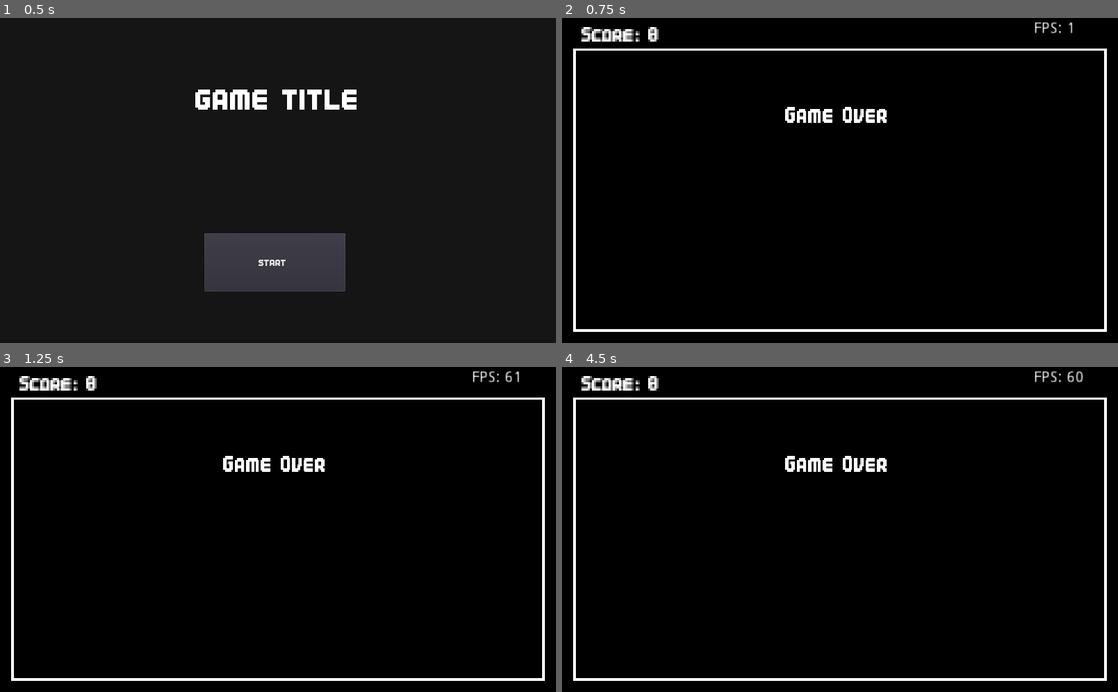
Above: before the commit, frames 1-4 (two rows, left to right).
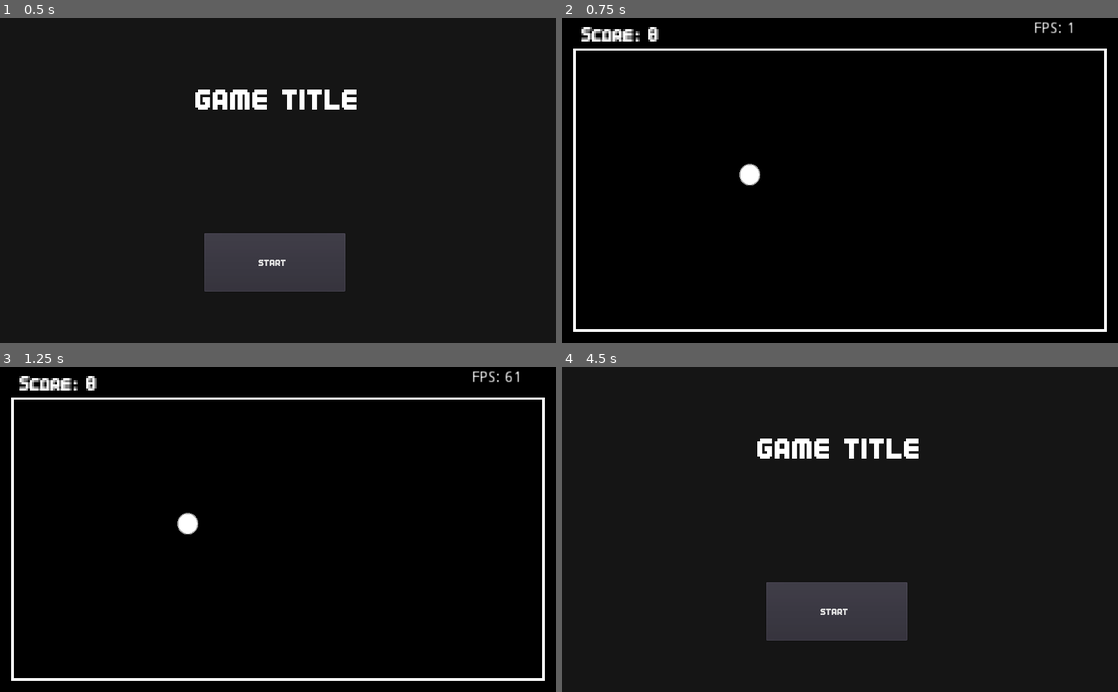
Above: after the commit, the same moments.

Repository: sugarvoid/cross-out
Game: Godot game, scene res://game/start_screen.tscn
The game is run twice, just before and just after one commit, with the same random seed, the same clock (stepped at 60 frames per second) and the same inputs.
Inputs:
- Up to frame 1 (0.5 s): no input
- Up to frame 2 (0.75 s): click "start" at 0.5 s
- Up to frame 3 (1.25 s): no input
- Up to frame 4 (4.5 s): tap Enter (ui_accept) at 1.25, 2.1, 2.27, 2.57, 3.6, 3.77, 4.07 s; hold Enter (ui_accept) 1.28-2.03 s; hold Enter (ui_accept) 2.78-3.53 s; tap R (restart) at 4.25 s; hold Enter (ui_accept) from 4.28 s (still down)

Frame 1 is identical in both runs. In frame 2, 0.8% of the frame differs, in the area x 31-59%, y 27-52%; in frame 3, 0.8%; in frame 4, 9.0%, in the area x 2-98%, y 1-97%.
Error after the commit: Attempt to call function 'start_hazard_timer' in base 'null instance' on a null instance. (res://game/game.gd:44)

Commit message:
Remove negative targets

Diff:
--- a/game/game.gd
+++ b/game/game.gd
@@ -2,6 +2,7 @@
 
 
 const MAX_LIVES: int = 3
+const p_Player: PackedScene = preload("res://game/player/player.tscn")
 
 var player_score: int
 var player_lives: int
@@ -20,17 +21,17 @@
 
 
 func _ready():
-	self.player = get_node("Player")
+
 	self._connect_signals()
 	self._drop_in_player()
-	self.tmr_move_speed_up.start(10)
+
 	_update_score(player_score)
 
 func _connect_signals() -> void:
 	self.tmr_start_player.connect("timeout", self, "_start_player")
 	self.tmr_move_speed_up.connect("timeout", self, "_speed_up_player")
 	self.player_killzone.connect("body_entered", self, "_on_player_off_screen")
-	self.player.connect("has_hit_target", self, "_update_score")
+
 
 func _start_player() -> void:
 	$HUD/LblInfo.visible = false
@@ -39,6 +40,8 @@
 func _input(event):
 	if event.is_action_pressed("ui_accept"):
 		if self.player.in_play == false:
+			self.tmr_move_speed_up.start(10)
+			$HazardManager.start_hazard_timer()
 			self.player.in_play = true
 		else:
 			return
@@ -46,13 +49,20 @@
 		if self.is_game_over:
 			pass
 			# TODO: Add way to restart game
+			get_tree().change_scene("res://game/start_screen.tscn")
 			# Restart game
 
 func _process(delta):
 	self.lbl_fps.text = str("FPS: ", Engine.get_frames_per_second())
 
 func _drop_in_player() -> void:
-	self.ani_player.play("drop_in_player")
+	var new_player: Player = p_Player.instance()
+	new_player.global_position = $PosPlayerSpawn.global_position
+	self.add_child(new_player)
+	self.player = new_player
+	self.player.connect("has_hit_target", self, "_update_score")
+
+	# self.ani_player.play("drop_in_player")
 
 func _on_player_off_screen(body: Node) -> void:
 	if body.get_class() == "Player":
--- a/game/game.tscn
+++ b/game/game.tscn
@@ -1,6 +1,5 @@
-[gd_scene load_steps=12 format=2]
+[gd_scene load_steps=11 format=2]
 
-[ext_resource path="res://game/player/player.tscn" type="PackedScene" id=1]
 [ext_resource path="res://game/manager/hazard_manager.tscn" type="PackedScene" id=2]
 [ext_resource path="res://game/game.gd" type="Script" id=3]
 [ext_resource path="res://game/background/background.png" type="Texture" id=5]
@@ -18,18 +17,6 @@
 [sub_resource type="Animation" id=4]
 resource_name = "drop_in_player"
 length = 0.48
-tracks/0/type = "value"
-tracks/0/path = NodePath("Player:position")
-tracks/0/interp = 1
-tracks/0/loop_wrap = true
-tracks/0/imported = false
-tracks/0/enabled = true
-tracks/0/keys = {
-"times": PoolRealArray( 0, 0.409029, 0.478913 ),
-"transitions": PoolRealArray( 1, 1, 1 ),
-"update": 0,
-"values": [ Vector2( 359, -53 ), Vector2( 353, 316 ), Vector2( 353, 309 ) ]
-}
 
 [sub_resource type="Animation" id=3]
 resource_name = "flash_lbl_speed"
@@ -70,9 +57,6 @@
 [node name="TmrLeft" type="Timer" parent="TargetManager"]
 
 [node name="TmrRight" type="Timer" parent="TargetManager"]
-
-[node name="Player" parent="." instance=ExtResource( 1 )]
-position = Vector2( 353, 309 )
 
 [node name="BackgroundFront" type="Sprite" parent="."]
 texture = ExtResource( 6 )
@@ -134,4 +118,4 @@
 anims/flash_lbl_speed = SubResource( 3 )
 
 [node name="PosPlayerSpawn" type="Position2D" parent="."]
-position = Vector2( 359, -53 )
+position = Vector2( 346, 290 )
--- a/game/manager/hazard_manager.gd
+++ b/game/manager/hazard_manager.gd
@@ -12,7 +12,7 @@
 
 func _ready() -> void:
 	self.tmr_haz_spawner.connect("timeout", self, "_on_spawner_timeout")
-	tmr_haz_spawner.start(4)
+
 
 func _get_rand_spawn_pos() -> Vector2:
 	randomize()
@@ -24,6 +24,8 @@
 func add_hazard_to_screen(pos: Vector2) -> void:
 	self.hazard_container.add_child(_create_hazard(pos))
 
+func start_hazard_timer() -> void:
+	tmr_haz_spawner.start(4)
 
 func _remove_hazard_to_screen(h: Hazard) -> void:
 	self.hazard_container.remove_child(h)
--- a/game/manager/target_manager.gd
+++ b/game/manager/target_manager.gd
@@ -2,7 +2,7 @@
 
 
 const p_Target: PackedScene = preload("res://game/object/target/target.tscn")
-const AMOUNTS: Array = [5, -5, 10, -10, 15, 20, 25, 30]
+const AMOUNTS: Array = [1, 5, 10, 15, 20, 25, 30]
 
 onready var right_spawn_pos: Position2D = get_node("RightBottom")
 onready var left_spawn_pos: Position2D = get_node("LeftTop")
